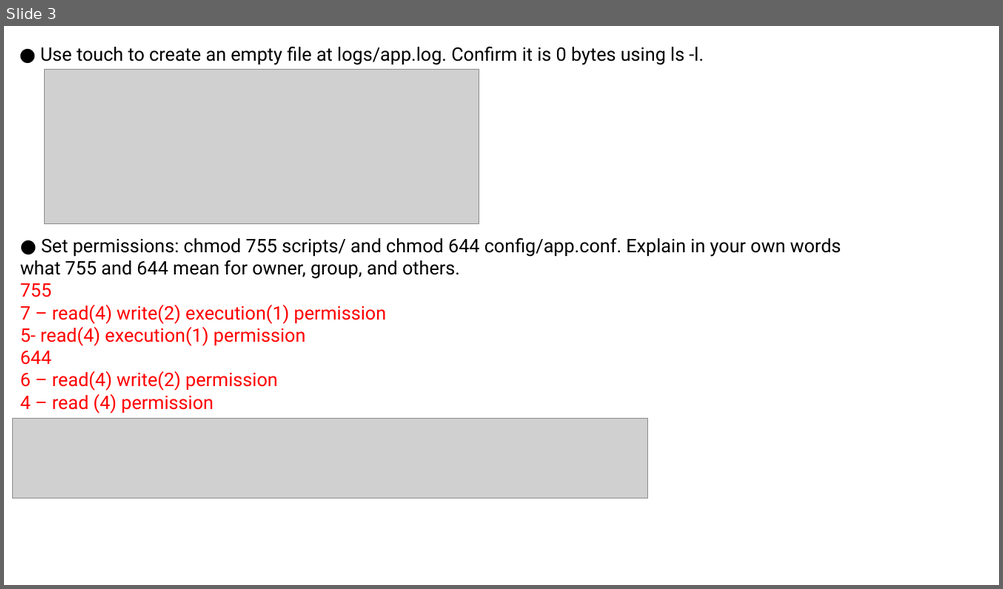
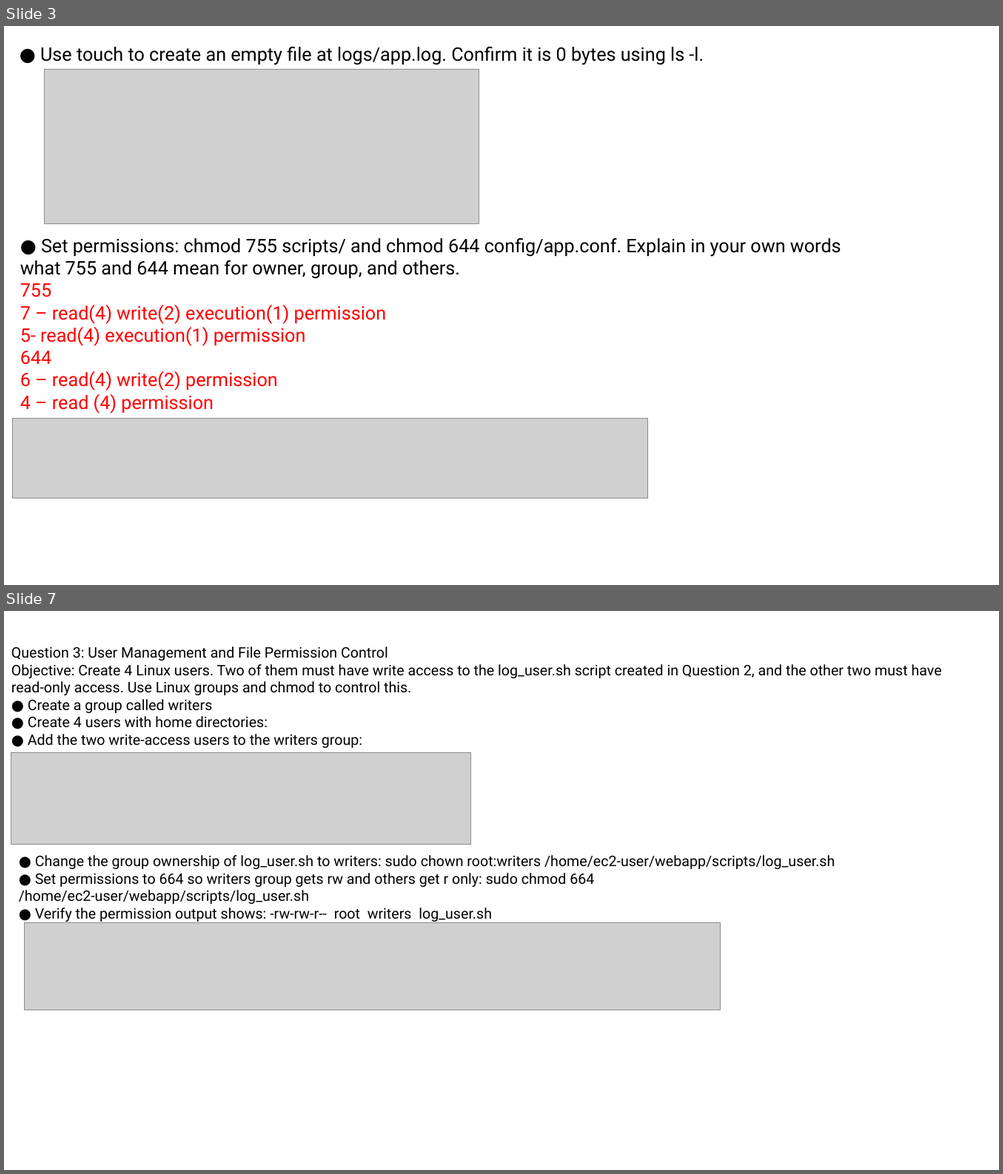
Before and after one commit to yuvarajHeroVired/-Testing-Linux-and-Server, a slide deck: Linux2.pptx. Shown one above the other, each under a label of ours: slide 3 before the commit, slides 3 and 7 after it; the slides between them are not shown. The pictures are 1003x589 and 1003x1174 pixels, drawn with LibreOffice and Linux fonts; fonts in the diff are those of the drawing; grey boxes stand for pictures. Boxes give left, top, right and bottom in pixels: in the first picture for what was removed or moved away, otherwise in the second. Text is boxed around its words. In the diff, an @@ line names an element or a change of style, - is before the commit and + after.

```diff
--- a/Linux2.pptx
+++ b/Linux2.pptx
@@ slide 7 added at <box>4,611,999,1170</box>, background #FFFFFF @@
@@ text added at <box>11,647,942,748</box>, 14 pt, text #000000 @@
+Question 3: User Management and File Permission Control
+Objective: Create 4 Linux users. Two of them must have write access to the log_user.sh script created in Question 2, and the other two must have read-only access. Use Linux groups and chmod to control this.
+● Create a group called writers
+● Create 4 users with home directories:
+● Add the two write-access users to the writers group:
@@ picture added at <box>11,753,471,845</box> @@
@@ text added at <box>19,855,834,923</box>, 14 pt, text #000000 @@
+● Change the group ownership of log_user.sh to writers: sudo chown root:writers /home/ec2-user/webapp/scripts/log_user.sh
+● Set permissions to 664 so writers group gets rw and others get r only: sudo chmod 664 /home/ec2-user/webapp/scripts/log_user.sh
+● Verify the permission output shows: -rw-rw-r-- root writers log_user.sh
@@ picture added at <box>24,923,720,1010</box> @@
```
Also in this commit, not shown: 4 other slides added.
